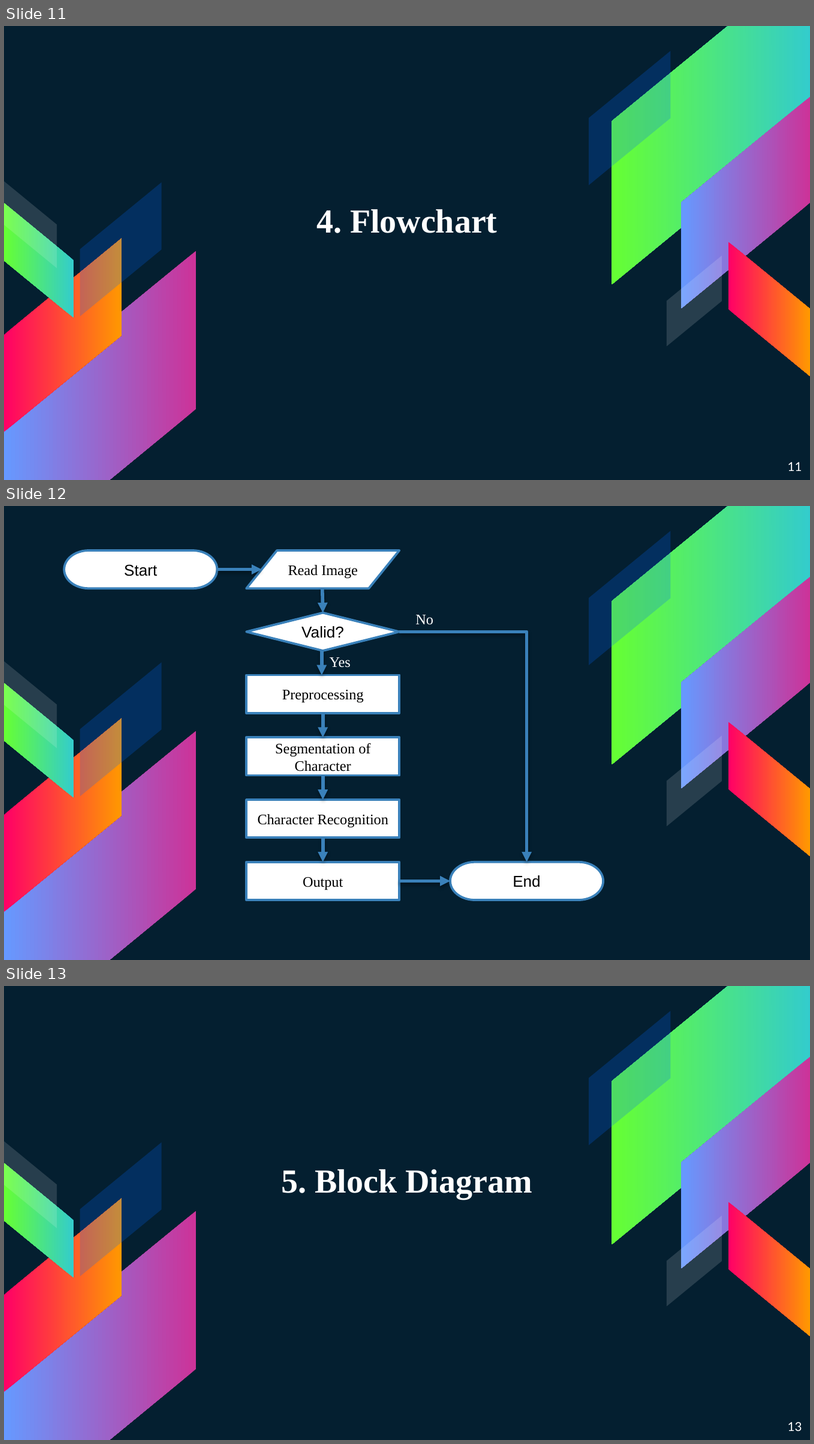
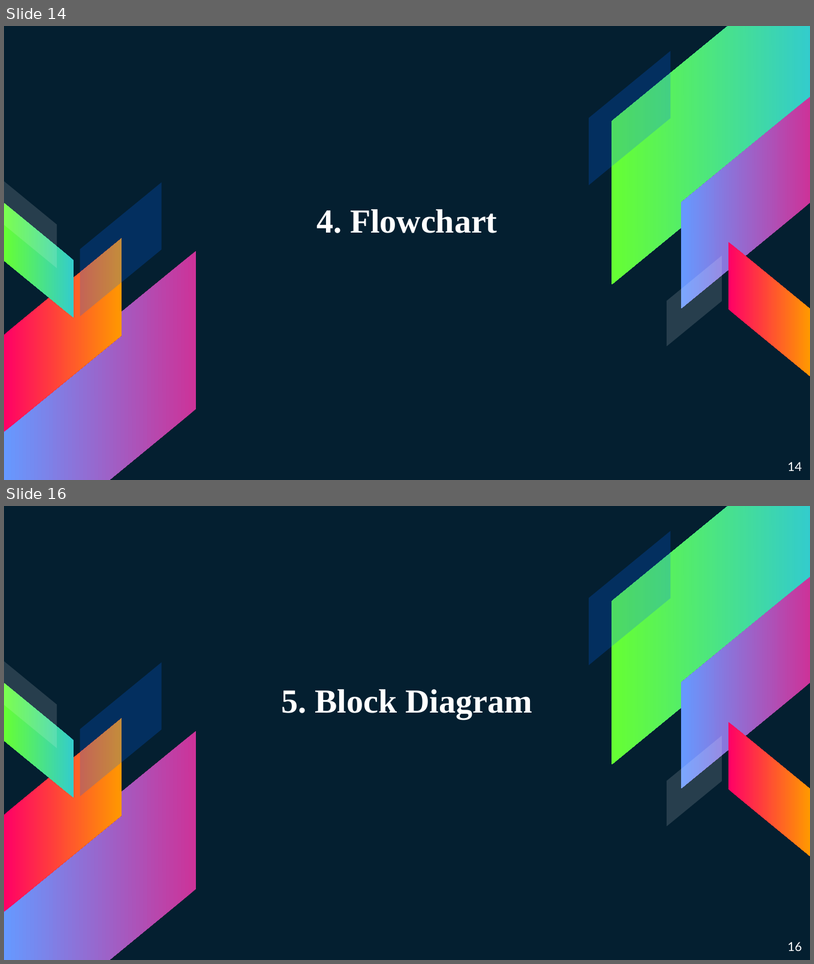
Before and after one commit to 15110383/MachineLearning, a slide deck: MALE.pptx. Shown one above the other, each under a label of ours: slides 11, 12 and 13 before the commit, slides 14 and 16 after it; the slides between them are not shown. The pictures are 814x1444 and 814x964 pixels, drawn with LibreOffice and Linux fonts; fonts in the diff are those of the drawing. Boxes give left, top, right and bottom in pixels: in the first picture for what was removed or moved away, otherwise in the second. Text is boxed around its words. In the diff, an @@ line names an element or a change of style, - is before the commit and + after.

```diff
--- a/MALE.pptx
+++ b/MALE.pptx
@@ slide 12 removed at (x1=4, y1=506, x2=810, y2=960), background #041F30; not listed: 10 template elements that a slide beside it also shows @@
@@ pill shape removed at (x1=65, y1=550, x2=218, y2=588) @@
-Start
@@ flow chart input output removed at (x1=247, y1=550, x2=400, y2=588) @@
-Read Image
@@ arrow removed from (217, 570) to (262, 570) @@
@@ arrow removed from (323, 588) to (323, 612) @@
@@ diamond removed at (x1=247, y1=612, x2=400, y2=651) @@
-Valid?
@@ text removed at (x1=416, y1=615, x2=434, y2=625) @@
-No
@@ elbow arrow removed from (400, 632) to (527, 862) @@
@@ arrow removed from (322, 651) to (322, 675) @@
@@ text removed at (x1=330, y1=657, x2=351, y2=667) @@
-Yes
@@ rectangle removed at (x1=247, y1=675, x2=400, y2=712) @@
-Preprocessing
@@ arrow removed from (323, 713) to (323, 738) @@
@@ rectangle removed at (x1=247, y1=738, x2=400, y2=775) @@
-Segmentation of Character
@@ arrow removed from (323, 775) to (323, 799) @@
@@ rectangle removed at (x1=247, y1=799, x2=400, y2=837) @@
-Character Recognition
@@ arrow removed from (323, 837) to (323, 862) @@
@@ rectangle removed at (x1=247, y1=862, x2=400, y2=900) @@
-Output
@@ pill shape removed at (x1=451, y1=862, x2=604, y2=900) @@
-End
@@ arrow removed from (400, 881) to (451, 881) @@
@@ what was slide 11 is now slide 14 @@
@@ page number at (x1=788, y1=462, x2=803, y2=471): text changed @@
-11
+14
@@ what was slide 13 is now slide 16 @@
@@ page number at (x1=788, y1=942, x2=803, y2=951): text changed @@
-13
+16
```
Also in this commit, not shown: 2 slides changed, 7 slides added, 3 other slides removed, 1 other file.
